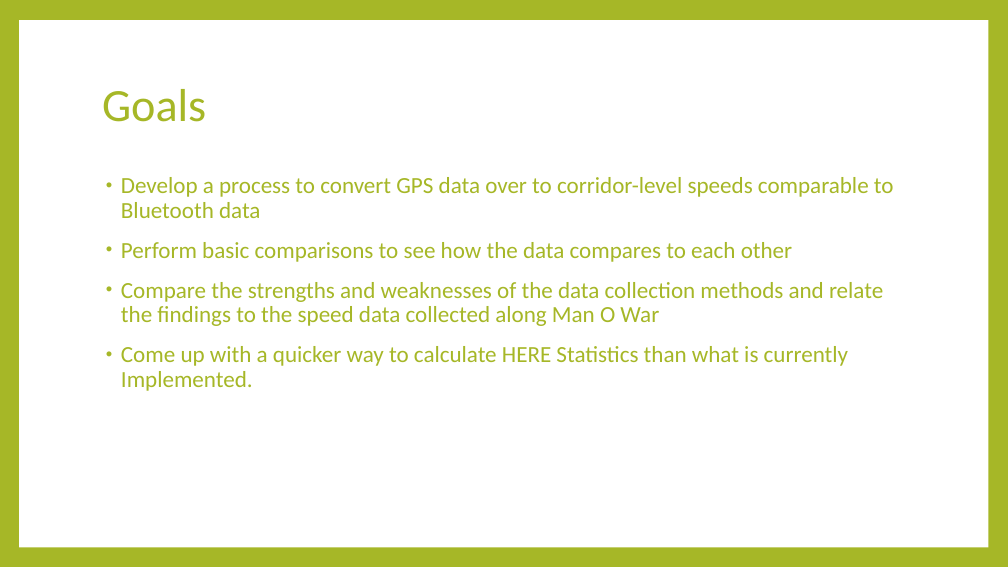
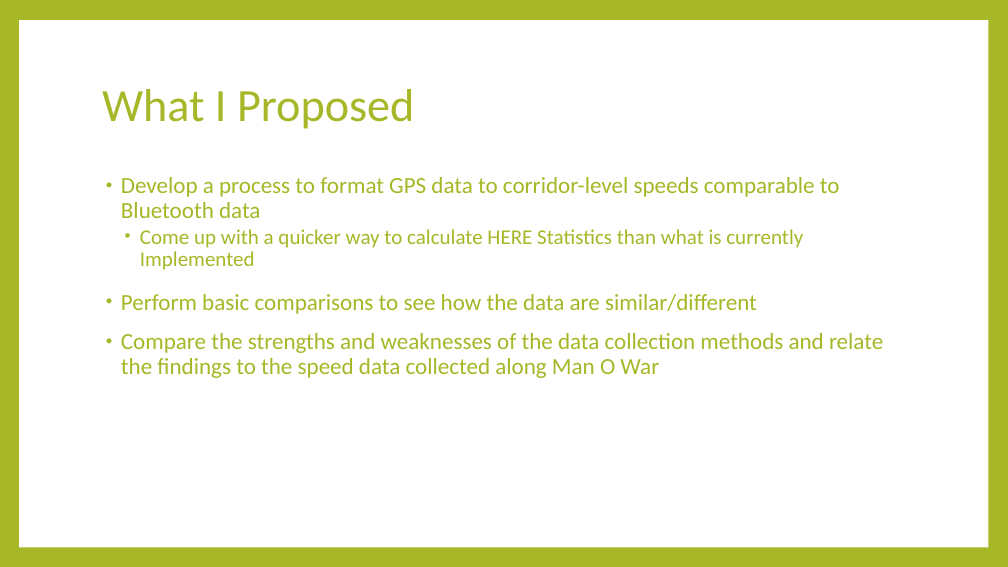
Before and after one commit to jdbr223/ce599-s17, a slide deck: slide 2 of CE599_JB_Project/A Comparative Study of GPS and Bluetooth Speed Data ALong Man O War Boulevard.pptx (slide 6 before the commit). Drawn at 1008x567 pixels with LibreOffice and Linux fonts; fonts in the diff are those of the drawing. Boxes give left, top, right and bottom in pixels: in the first picture for what was removed or moved away, otherwise in the second. Text is boxed around its words. In the diff, an @@ line names an element or a change of style, - is before the commit and + after.

```diff
--- a/CE599_JB_Project/A Comparative Study of GPS and Bluetooth Speed Data ALong Man O War Boulevard.pptx
+++ b/CE599_JB_Project/A Comparative Study of GPS and Bluetooth Speed Data ALong Man O War Boulevard.pptx
@@ title at bbox=[102, 89, 414, 129]: text changed @@
-Goals
+What I Proposed
@@ text at bbox=[121, 177, 840, 314]: text changed @@
-• Develop a process to convert GPS data over to corridor-level speeds comparable to Bluetooth data
-• Perform basic comparisons to see how the data compares to each other
+• Develop a process to format GPS data to corridor-level speeds comparable to Bluetooth data
+  • Come up with a quicker way to calculate HERE Statistics than what is currently Implemented
+• Perform basic comparisons to see how the data are similar/different
@@ text at bbox=[121, 346, 848, 391]: paragraph removed @@
-• Come up with a quicker way to calculate HERE Statistics than what is currently Implemented.
```
Also in this commit, not shown: 9 other slides changed, 2 slides added, 1 slide removed.
